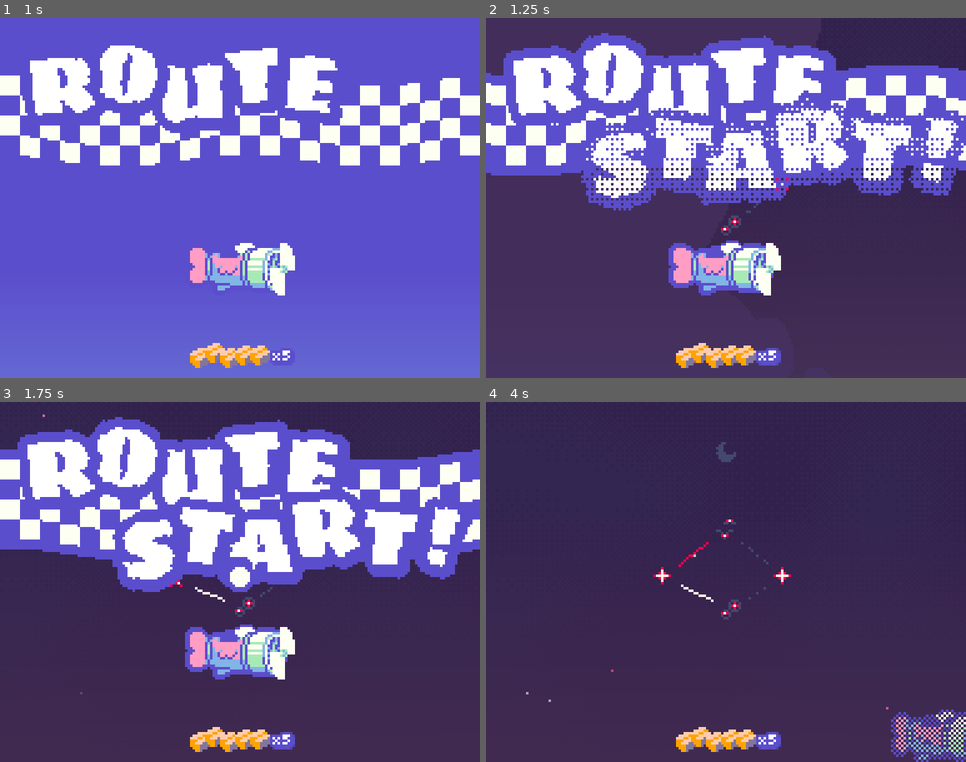
Above: before the commit, frames 1-4 (two rows, left to right).
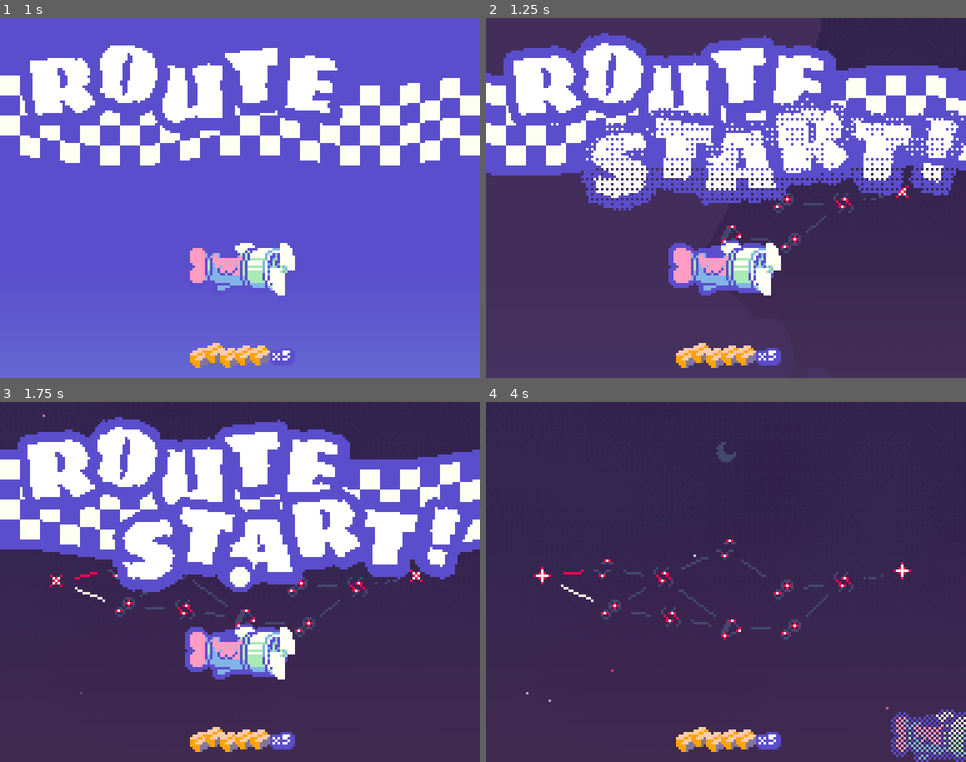
Above: after the commit, the same moments.

Repository: webcatzz/bjay
Game: Godot game, scene res://scenes/ui/title/title.tscn
The game is run twice, just before and just after one commit, with the same random seed, the same clock (stepped at 60 frames per second) and the same inputs. Sound files missing from this copy of the repository are replaced by a short silence.
Inputs (mouse positions are in pixels of both pictures, inside the frame that each line leads up to):
- Up to frame 1 (1 s): click "Play" at 0.5 s
- Up to frame 2 (1.25 s): no input
- Up to frame 3 (1.75 s): tap Enter at 1.25 s; move the mouse to (345, 564) at 1.27 s; hold Right (move_right) from 1.28 s (still down); hold Z (dash) from 1.28 s (still down); click (345, 564) at 1.42 s
- Up to frame 4 (4 s): move the mouse to (630, 600) at 2.02 s; release Right (move_right) at 2.03 s; release Z (dash) at 2.03 s; hold Down (move_down) 2.03-2.78 s; tap Z (dash) at 2.1, 3.6 s; move the mouse to (774, 502) at 2.77 s; hold Right (move_right) 2.78-3.53 s; hold Z (dash) 2.78-3.53 s; move the mouse to (702, 654) at 3.52 s; hold Up (move_up) from 3.53 s (still down); click (702, 654) at 3.67 s

Frame 1 is identical in both runs. In frame 2, 0.6% of the frame differs, in the area x 48-89%, y 44-66%; in frame 3, 1.1%; in frame 4, 1.7%, in the area x 9-89%, y 32-66%.

Commit message:
audio bus changes + increased number of low health particles

Diff:
--- /dev/null
+++ b/assets/audio_bus_layout.tres
@@ -0,0 +1,9 @@
+[gd_resource type="AudioBusLayout" format=3 uid="uid://centjd4biryhg"]
+
+[resource]
+bus/1/name = &"Music"
+bus/1/solo = false
+bus/1/mute = true
+bus/1/bypass_fx = false
+bus/1/volume_db = 0.0
+bus/1/send = &"Master"
--- a/project.godot
+++ b/project.godot
@@ -17,7 +17,7 @@
 
 [audio]
 
-buses/default_bus_layout=""
+buses/default_bus_layout="uid://centjd4biryhg"
 
 [autoload]
 
--- a/scenes/map.gd
+++ b/scenes/map.gd
@@ -10,7 +10,7 @@
 
 var origin := Place.new()
 var destination := Place.new()
-var size := Vector2i(1, 3)
+var size := Vector2i(5, 3)
 
 var _grid: Dictionary[Vector2i, Place]
 var _rng := RandomNumberGenerator.new()
--- a/scenes/route/parts/player.tscn
+++ b/scenes/route/parts/player.tscn
@@ -284,7 +284,7 @@
 [node name="LowHealthParticles" type="GPUParticles2D" parent="."]
 show_behind_parent = true
 material = ExtResource("3_1hui5")
-amount = 1
+amount = 2
 amount_ratio = 0.0
 texture = SubResource("GradientTexture2D_4ho2n")
 randomness = 0.25
--- a/scenes/route/route.tscn
+++ b/scenes/route/route.tscn
@@ -54,3 +54,4 @@
 process_mode = 3
 stream = ExtResource("5_ex5p1")
 autoplay = true
+bus = &"Music"
--- a/scenes/ui/route_end/route_end.tscn
+++ b/scenes/ui/route_end/route_end.tscn
@@ -38,8 +38,10 @@
 [node name="Intro" type="AudioStreamPlayer" parent="."]
 stream = ExtResource("3_vdxtl")
 autoplay = true
+bus = &"Music"
 
 [node name="Loop" type="AudioStreamPlayer" parent="."]
 stream = ExtResource("4_buq6c")
+bus = &"Music"
 
 [connection signal="finished" from="Intro" to="Loop" method="play"]
